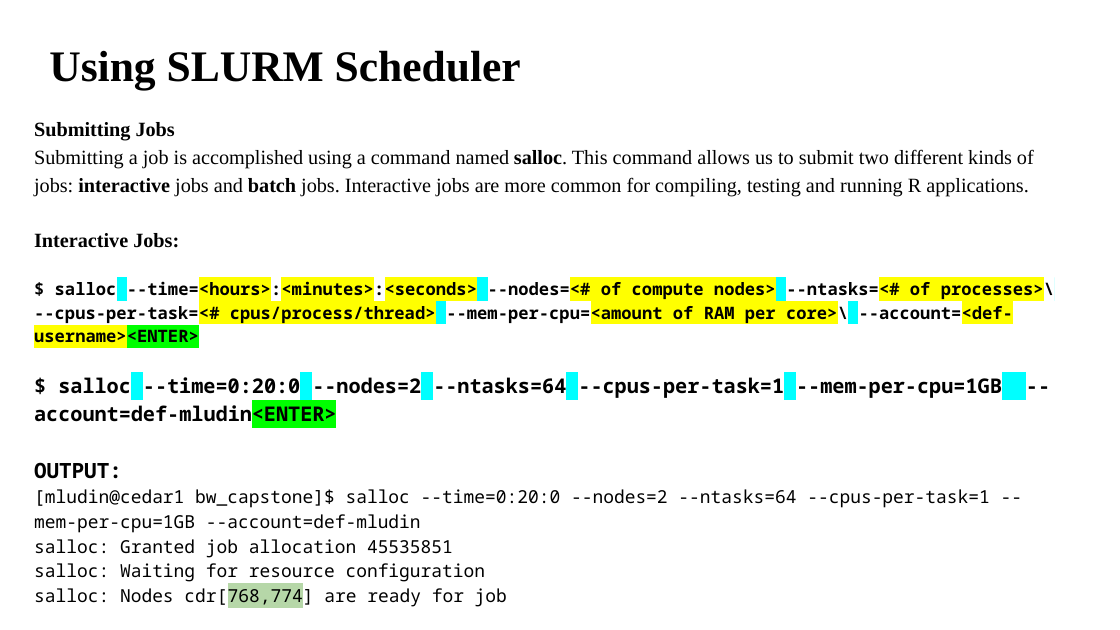
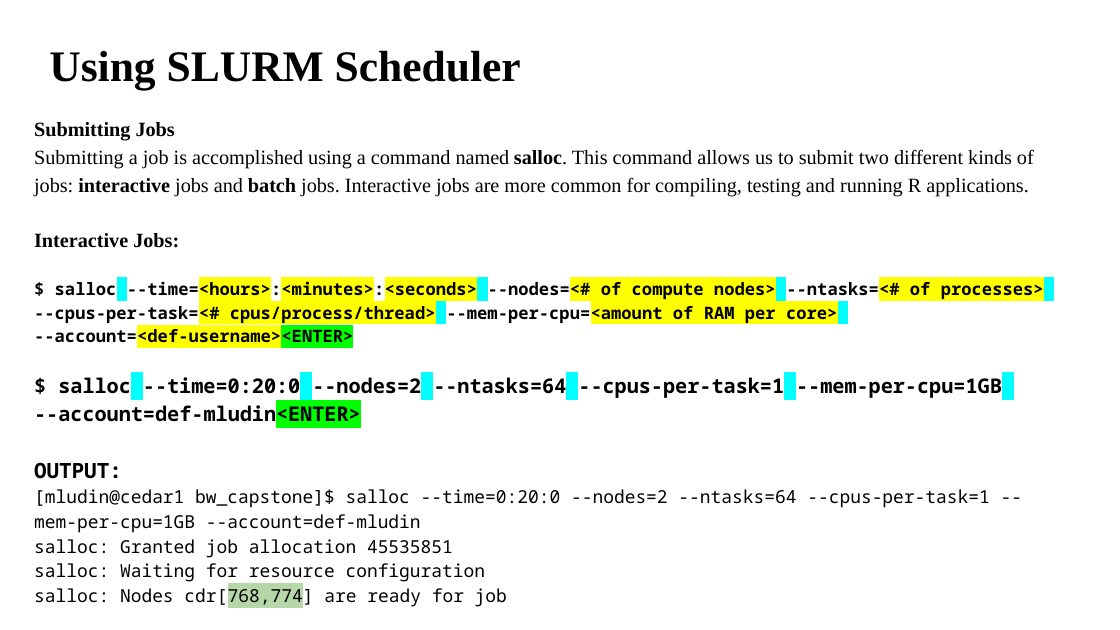
Before and after one commit to shodor-education/petascale-semester-curriculum, a slide deck: slide 10 of units/3/lessons/6/resources/petascale-lesson-3.6-slides.pptx. Drawn at 1120x630 pixels with LibreOffice and Linux fonts; fonts in the diff are those of the drawing. Boxes give left, top, right and bottom in pixels: in the first picture for what was removed or moved away, otherwise in the second. Text is boxed around its words. In the diff, an @@ line names an element or a change of style, - is before the commit and + after.

```diff
--- a/units/3/lessons/6/resources/petascale-lesson-3.6-slides.pptx
+++ b/units/3/lessons/6/resources/petascale-lesson-3.6-slides.pptx
@@ text at (34, 279, 1044, 348): text changed @@
-$ salloc --time=<hours>:<minutes>:<seconds> --nodes=<# of compute nodes> --ntasks=<# of processes>\ --cpus-per-task=<# cpus/process/thread> --mem-per-cpu=<amount of RAM per core>\ --account=<def-username><ENTER>
+$ salloc --time=<hours>:<minutes>:<seconds> --nodes=<# of compute nodes> --ntasks=<# of processes>
+--cpus-per-task=<# cpus/process/thread> --mem-per-cpu=<amount of RAM per core>
+--account=<def-username><ENTER>
```
Also in this commit, not shown: 2 other slides changed, 6 other files.
